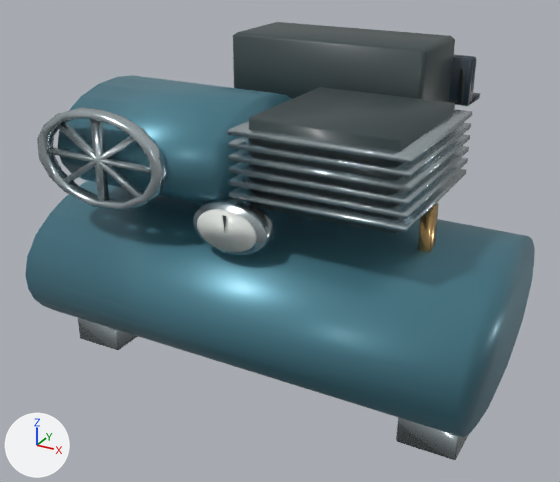
What one commit did to the glTF model lab/public/models/motor_compressor.low.glb.
One viewpoint serves both versions: a 50 mm camera at (1.03, -1.938, 1.366) aimed at (-0.014, -0.041, 0.417). The lights are fixed; the arrows at lower left show +X, +Y and +Z. The first picture is the older version. Where no turn or scale is listed for an object, it has been applied to the vertices. Vertices at exactly the same position are counted once.

In view in the first picture: 'Pressure dial', 'Pressure pipe', 'motion:compressor-drive · Machined steel', 'part:body · Cast motor blue', 'part:body · Machined steel', 'part:body · Machinery thermoplastic', 'part:mounting · Machined steel', 'part:terminals · Original a463fd81' and 1 more.
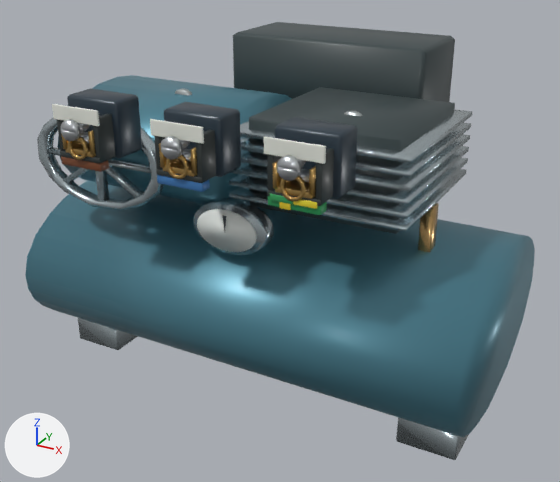
ob_terminal_l is not drawn itself; it is the parent of ob_detail_terminal_clamp_l.
ob_terminal_n is not drawn itself; it is the parent of ob_detail_terminal_clamp_n.
ob_terminal_pe is not drawn itself; it is the parent of ob_detail_terminal_clamp_pe.

Where the newer file only moved an object's origin or applied its transform, the numbers keep the older frame.

What differs and where, as boxes (x1, y1, x2, y2) in the pictures (560 x 482 px; the box of a moved part takes in the faces that stretch with it):
'part:terminals · Original material.006', added
    after: (67, 88, 357, 199)
'detail:terminal-clamp:PE · Detail moulded engineering polymer', moved, turned (mostly hidden before)
    before: (449, 69, 466, 105)
    after: (267, 148, 334, 206)
'detail:terminal-clamp:N · Detail moulded engineering polymer', moved, turned (not visible before)
    after: (154, 129, 216, 183)
'Moulded terminal legend pad.002', reshaped (not visible before)
    after: (264, 137, 326, 164)
'detail:terminal-clamp:L · Detail moulded engineering polymer', moved, turned (not visible before)
    after: (57, 113, 116, 164)
'part:terminals · Original a463fd81', deleted
    before: (449, 55, 480, 106)
'detail:terminal-clamp:PE · Detail machined brass', moved, turned (not visible before)
    after: (273, 159, 316, 201)
'Moulded terminal legend pad.001', reshaped (not visible before)
    after: (150, 119, 204, 144)
'detail:terminal-clamp:N · Detail machined brass', moved, turned (not visible before)
    after: (159, 143, 197, 179)
'Moulded terminal legend pad', reshaped (not visible before)
    after: (52, 104, 100, 126)
'detail:terminal-clamp:PE · Detail zinc plated fixing', reshaped, moved, turned (not visible before)
    after: (277, 155, 310, 182)
'detail:terminal-clamp:L · Detail machined brass', moved, turned (not visible before)
    after: (62, 130, 96, 160)
'detail:terminal-clamp:N · Detail zinc plated fixing', moved, turned (not visible before)
    after: (160, 136, 191, 161)
'detail:terminal-clamp:L · Detail zinc plated fixing', moved, turned (not visible before)
    after: (61, 119, 90, 143)
'Moulded conductor identification.001', moved, turned (not visible before)
    after: (157, 175, 210, 192)
'Moulded conductor identification', moved, turned (not visible before)
    after: (61, 156, 109, 172)
'Moulded conductor identification.002', moved, turned (not visible before)
    after: (268, 196, 327, 215)
'Installation details · Embossed metal finish', added
    after: (174, 88, 362, 116)
'Protective identification band.001', added
    after: (293, 199, 317, 209)
'Protective identification band', added
    after: (270, 193, 293, 204)
'Protective green yellow stripe', moved, turned (not visible before)
    after: (279, 202, 291, 210)
part 3 of me_cube_040, moved or reshaped (not visible before)
    after: (277, 155, 305, 181)

The change, as a list of edits to the scene's bpy script:
```text
Change me_cube_045:
    remove me_cube_045.from_pydata(...)  # 96 vertices, 188 faces; spans x -0.0575..0.0575, y -0.003..0.003, z -0.0155..0.0155
    add me_cube_045.from_pydata(...)  # 96 vertices, 188 faces; spans x -0.0725..0.0725, y -1.1256..-1.1196, z -0.019..0.019
    me_cube_045 part 1: 96 of 96 vertices moved; they spanned x -0.0575..0.0575, y -0.003..0.003, z -0.0155..0.0155 and now span x -0.0725..0.0725, y -1.1256..-1.1196, z -0.019..0.019; mean shift (0.0, -1.1226, 0.0)
Change me_cube_046:
    remove me_cube_046.from_pydata(...)  # 96 vertices, 188 faces; spans x -0.0575..0.0575, y -0.003..0.003, z -0.0155..0.0155
    add me_cube_046.from_pydata(...)  # 96 vertices, 188 faces; spans x -0.0725..0.0725, y -1.1256..-1.1196, z -0.019..0.019
    me_cube_046 part 2: 96 of 96 vertices moved; they spanned x -0.0575..0.0575, y -0.003..0.003, z -0.0155..0.0155 and now span x -0.0725..0.0725, y -1.1256..-1.1196, z -0.019..0.019; mean shift (0.0, -1.1226, 0.0)
Change me_cube_040:
    used by ob_detail_terminal_clamp_pe___detail_zinc_plated_fixing; parent = ob_detail_terminal_clamp_pe; location = (0.0, 0.019, -0.033)
    remove me_cube_040.from_pydata(...)  # 289 vertices, 560 faces; spans x -0.0354..0.0354, y -0.0039..0.0556, z -0.0314..0.0651
    add me_cube_040.from_pydata(...)  # 289 vertices, 560 faces; spans x -0.0354..0.0354, y -0.0039..0.0556, z -0.0314..0.0652
    me_cube_040 part 3
    64 vertices are removed from x -0.0253..0.0257, y 0.0043..0.0556, z -0.0017..0.0651
    144 faces are deleted
    64 vertices are added at x -0.026..0.0253, y 0.0045..0.0556, z -0.002..0.0652
    144 new faces join them
Change me_cube_047:
    remove me_cube_047.from_pydata(...)  # 96 vertices, 188 faces; spans x -0.0575..0.0575, y -0.003..0.003, z -0.0155..0.0155
    add me_cube_047.from_pydata(...)  # 96 vertices, 188 faces; spans x -0.0725..0.0725, y -1.1256..-1.1196, z -0.019..0.019
    me_cube_047 part 4: 96 of 96 vertices moved; they spanned x -0.0575..0.0575, y -0.003..0.003, z -0.0155..0.0155 and now span x -0.0725..0.0725, y -1.1256..-1.1196, z -0.019..0.019; mean shift (0.0, -1.1226, 0.0)
Remove ob_part_terminals___original_a463fd81:
    ob_part_terminals___original_a463fd81 = bpy.data.objects.new('part:terminals · Original a463fd81', me_recipe_mesh_008)
Change ob_terminal_l:
    ob_terminal_l.rotation_euler: (0.0, -3.142, 0.0) -> (0.0, 0.0, 0.0)  # degrees (0, -180, 0) -> degrees (0, 0, 0)
    ob_terminal_l.location: (-0.301, 0.805, -0.57) -> (-0.301, 0.805, 0.551)
Change ob_terminal_n:
    ob_terminal_n.rotation_euler: (0.0, -3.142, 0.0) -> (0.0, 0.0, 0.0)  # degrees (0, -180, 0) -> degrees (0, 0, 0)
    ob_terminal_n.location: (0.0, 0.805, -0.57) -> (0.0, 0.805, 0.551)
Change ob_terminal_pe:
    ob_terminal_pe.rotation_euler: (0.0, -3.142, 0.0) -> (0.0, 0.0, 0.0)  # degrees (0, -180, 0) -> degrees (0, 0, 0)
    ob_terminal_pe.location: (0.301, 0.805, -0.57) -> (0.301, 0.805, 0.551)
Add ob_installation_details___embossed_metal_finish:
    ob_installation_details___embossed_metal_finish = bpy.data.objects.new('Installation details · Embossed metal finish', me_cylinder_013)  # 106 vertices, 204 faces; spans x -0.027..0.55, y -0.008..0.008, z -0.018..0.018; in mat_embossed_metal_finish (grey #b3b8b8)
    ob_installation_details___embossed_metal_finish.location = (-0.262, -0.158, 0.861)
Add ob_protective_identification_band_001:
    ob_protective_identification_band_001 = bpy.data.objects.new('Protective identification band.001', me_cube_046_1)  # 24 vertices, 44 faces; spans x -0.0283..0.0283, y -0.0043..0.0043, z -0.0073..0.0073; in mat_protective_marker_yellow (yellow #e6d630)
    ob_protective_identification_band_001.location = (0.33, -0.553, 0.774)
Add ob_protective_identification_band:
    ob_protective_identification_band = bpy.data.objects.new('Protective identification band', me_cube_045_1)  # 24 vertices, 44 faces; spans x -0.0283..0.0283, y -0.0043..0.0043, z -0.0073..0.0073; in mat_protective_marker_green (green #339957)
    ob_protective_identification_band.location = (0.272, -0.553, 0.774)
Add ob_part_terminals___original_material_006:
    ob_part_terminals___original_material_006 = bpy.data.objects.new('part:terminals · Original material.006', me_recipe_mesh_008_1)  # 164 vertices, 316 faces; spans x -0.082..0.684, y -0.047..0.047, z -0.073..0.073; in mat_original_a463fd81 (dark blue #283844)
    ob_part_terminals___original_material_006.location = (-0.301, -0.449, 0.843)
```
